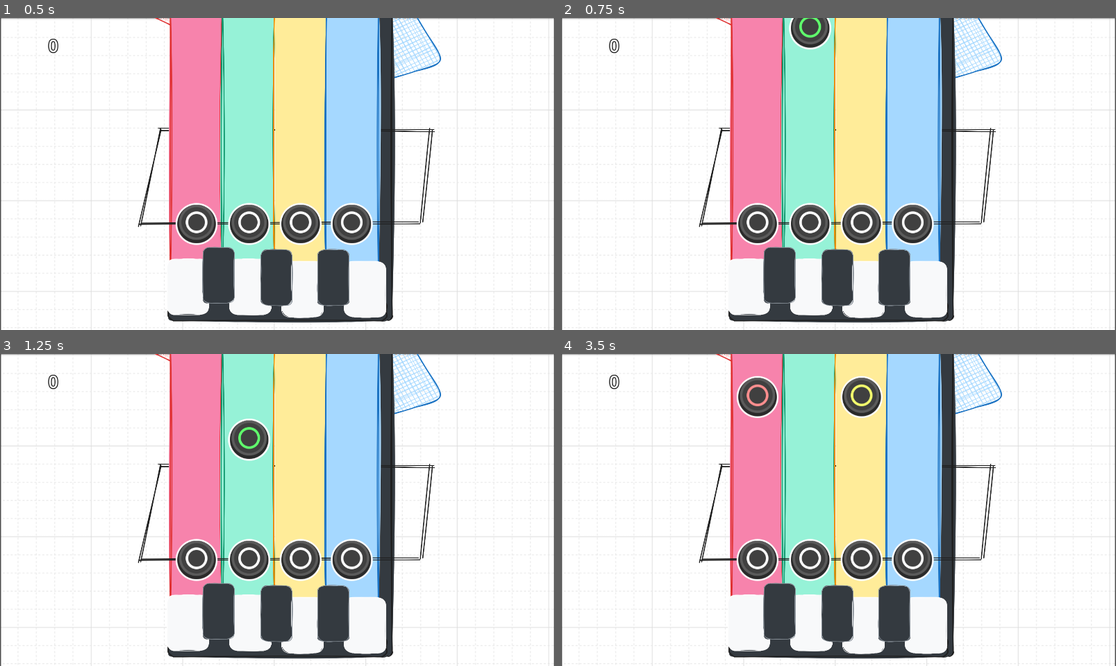
Above: before the commit, frames 1-4 (two rows, left to right).
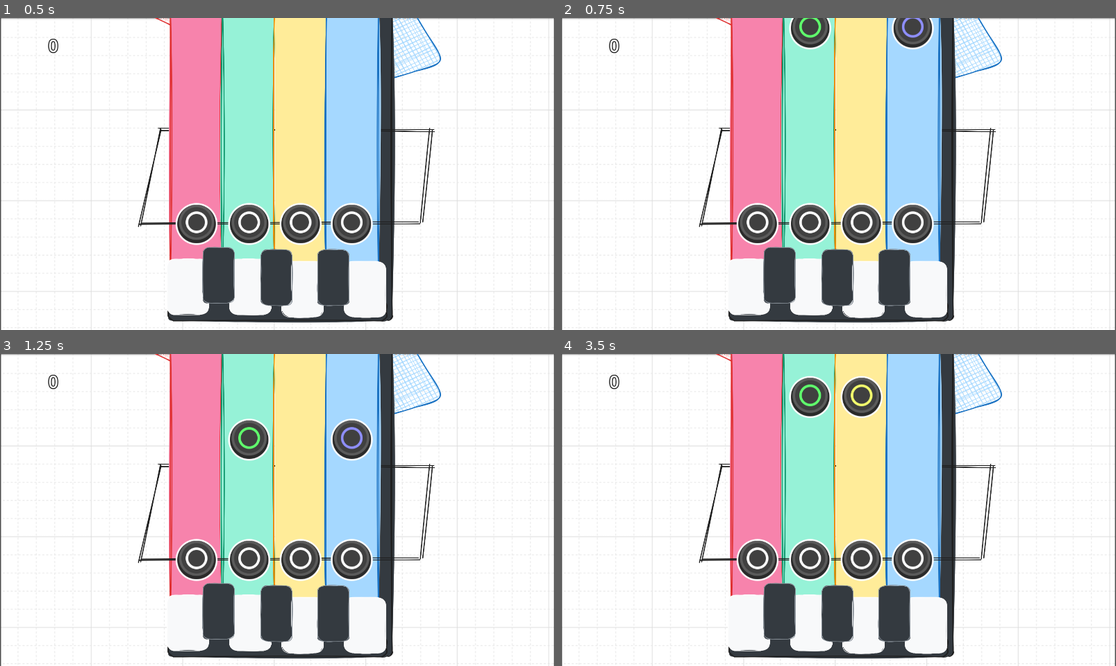
Above: after the commit, the same moments.

Repository: luiz-couto/encore
Game: Godot game, scene res://scenes/game.tscn
The game is run twice, just before and just after one commit, with the same random seed, the same clock (stepped at 60 frames per second) and the same inputs.
Inputs:
- Up to frame 1 (0.5 s): no input
- Up to frame 2 (0.75 s): tap Enter at 0.5 s
- Up to frame 3 (1.25 s): no input
- Up to frame 4 (3.5 s): no input

Frame 1 is identical in both runs. In frame 2, 0.6% of the frame differs, in the area x 48-68%, y 0-11%; in frame 3, 0.8%; in frame 4, 1.6%, in the area x 31-49%, y 6-21%.

Commit message:
avoid double notes in same lane

Diff:
--- a/encore/scripts/game.gd
+++ b/encore/scripts/game.gd
@@ -5,6 +5,8 @@
 var currentChord: int = 0
 var currentSection: int = 0
 var currentIntensity: float = 0.2
+
+var avoidDoubleNotesThreshold: float = 150
 
 func _on_conductor_measure(measurePosition: int) -> void:
 	if measurePosition == 1:
@@ -16,11 +18,23 @@
 	$MusicPlayer.play_on_beat(currentChord, measurePosition);
 
 func spawnNote(chord: int) -> void:
+	var lane = choose_lane()
+	if lane == -1:
+		return
 	var noteInstance = NoteScene.instantiate();
 	noteInstance.scoreEvent.connect(_on_score_event);
 	var seconds_per_measure = $Conductor.secondsPerBeat * $Conductor.measures;
-	noteInstance.initialize(randi() % 4, chord, seconds_per_measure);
+	noteInstance.initialize(lane, chord, seconds_per_measure);
 	add_child(noteInstance);
+
+func choose_lane() -> int:
+	var occupied: Array = []
+	for note in get_tree().get_nodes_in_group("notes"):
+		if note.position.y < avoidDoubleNotesThreshold:
+			occupied.append(note.lane)
+	var available = [0, 1, 2, 3].filter(func(l): return l not in occupied)
+	var chosen_lane = available[randi() % available.size()] if available.size() > 0 else -1
+	return chosen_lane
 
 func _on_score_event(scorePoints: int) -> void:
 	$ScoreNode2D.score += scorePoints;
--- a/encore/scripts/note.gd
+++ b/encore/scripts/note.gd
@@ -25,14 +25,16 @@
 
 var speed: float = 0;
 var hit: bool = false;
+var lane: int = 0;
 
 var chord: int = 0
 
 signal scoreEvent(score);
 
-func initialize(lane: int, chord_idx: int, seconds_per_measure: float):
-	position = positionSelector[lane];
-	$AnimatedSprite2D.frame = lane;
+func initialize(lane_idx: int, chord_idx: int, seconds_per_measure: float):
+	lane = lane_idx;
+	position = positionSelector[lane_idx];
+	$AnimatedSprite2D.frame = lane_idx;
 	chord = chord_idx;
 	speed = ((DIST_TO_TARGET + 100) / seconds_per_measure);
 
@@ -58,7 +60,7 @@
 
 # Called when the node enters the scene tree for the first time.
 func _ready() -> void:
-	pass # Replace with function body.
+	add_to_group("notes")
 
 # Called every frame. 'delta' is the elapsed time since the previous frame.
 func _process(_delta: float) -> void:
